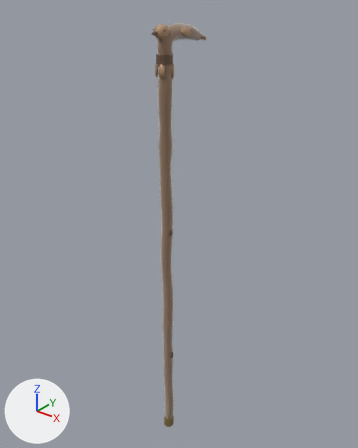
One commit to the glTF model characters/father/model/father_cane.glb: the scene before it, then after it.
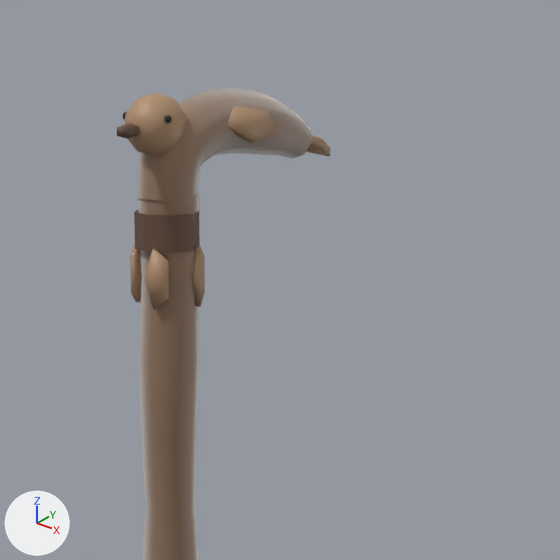
Old and new are each drawn whole from a camera (50 mm lens) standing at (0.518, -0.646, 0.072) and looking at (-0.017, 0.022, -0.342) and again close up on the part from 34% to 74% of the width and 0% to 32% of the height. Arrows for +X, +Y and +Z are at lower left; the lights stay in place. The older version's two pictures come first. Vertices at exactly the same position are counted once.

Objects in the first close-up: 'father_cane'.
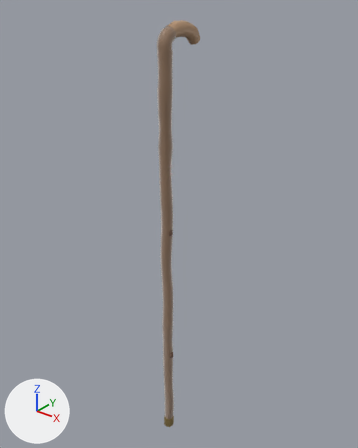
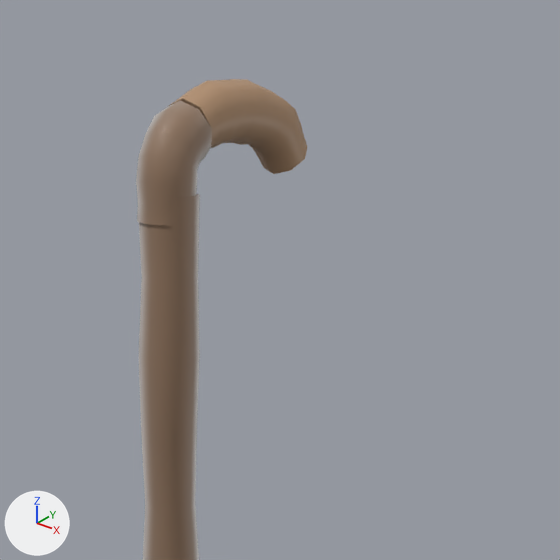
Boxes (x1, y1, x2, y2) around the edits, measured in the close-ups (560 x 560 px; the box of a moved part takes in the faces that stretch with it):
'father_cane', reshaped: before (117, 88, 330, 560); after (136, 79, 308, 560)
part 1 of me_father_cane, deleted: before (117, 93, 205, 310)
part 2 of me_father_cane, moved or reshaped: before (134, 88, 330, 252); after (136, 79, 308, 225)
part 3 of me_father_cane, recoloured: before (270, 116, 311, 157); after (181, 81, 245, 148)
part 4 of me_father_cane, recoloured: before (135, 211, 200, 253); after (249, 144, 279, 152)

Edits to the bpy script that builds the scene:
```text
Change me_father_cane:
    used by ob_father_cane; location = (0.0, 0.0, 0.0)
    remove me_father_cane.from_pydata(...)  # 548 vertices, 1004 faces; spans x -0.015..0.015, y -0.063..0.07, z -0.808..0.018
    add me_father_cane.from_pydata(...)  # 398 vertices, 752 faces; spans x -0.014..0.014, y -0.048..0.05, z -0.808..0.02
    me_father_cane part 1: 8 loose pieces with 120 vertices, spanning x -0.015..0.015, y -0.063..-0.02, z -0.062..0.018, are deleted
    me_father_cane part 2
    101 vertices are removed from x -0.014..0.014, y -0.044..0.07, z -0.04..0.017
    246 faces are deleted
    3 vertices in x -0.012..0.012, y -0.033..-0.022, z -0.017..-0.009 move by (0.0, -0.002, -0.006)
    73 vertices move from x -0.013..0.013, y -0.048..0.053, z -0.04..0.016 to x -0.013..0.013, y -0.047..0.037, z -0.03..0.02
    65 vertices are added at x -0.012..0.012, y -0.045..0.048, z -0.03..0.02
    6 new vertices lie (0.0, 0.003, -0.004) away from vertices in x -0.01..0.01, y 0.027..0.047, z -0.012..-0.002
    44 new faces join them, mat_father_cane_fabric (brown #8c6c50)
    158 new faces join them, mat_father_cane_light (brown #b39070)
    me_father_cane part 3: 23 faces spanning x -0.013..0.013, y -0.018..0.0, z -0.006..0.02 switch from mat_father_cane_fabric (brown #8c6c50) to mat_father_cane_light (brown #b39070)
    me_father_cane part 4: 7 faces spanning x -0.012..0.008, y 0.022..0.037, z -0.009..0.011 switch from mat_father_cane_dark (brown #6b5040) to mat_father_cane_light (brown #b39070)
    remove me_father_cane.materials.append(mat_father_cane_eye)  # black #2a2220
```
